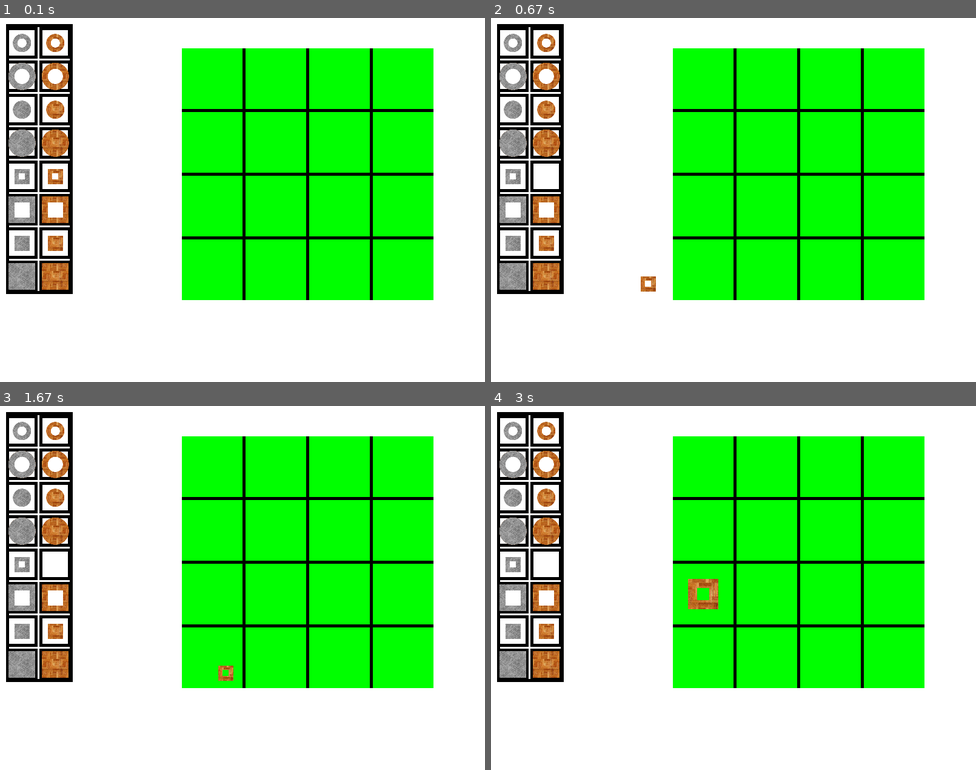
Above: before the commit, frames 1-4 (two rows, left to right).
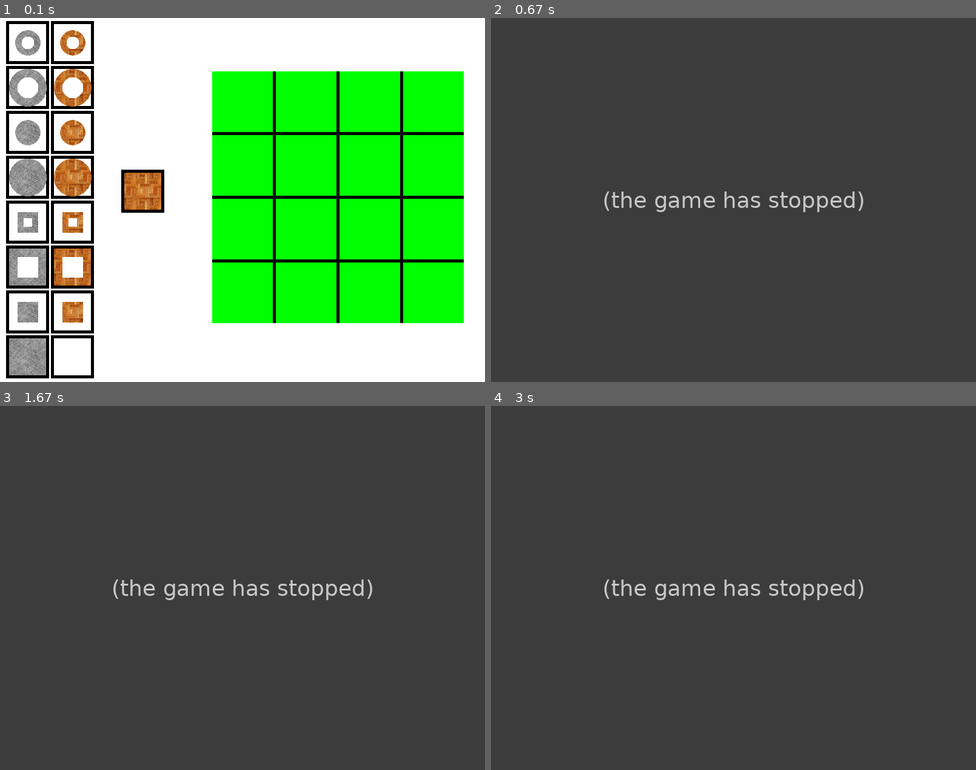
Above: after the commit, the same moments.

Repository: fin-github/Pygame_Shtuff
Game: pygame game, started from Quarto_Interface.py
Two runs of this game, one before a commit and one after it. Both use one fixed random seed, a clock stepped at 60 frames per second and the inputs below. The source is Python 2; it was converted automatically to run under Python 3.
Inputs (mouse positions are in pixels of both pictures, inside the frame that each line leads up to):
- Up to frame 1 (0.1 s): no input
- Up to frame 2 (0.67 s): press the mouse at (554, 163) at 0.37 s; move the mouse to (602, 225) at 0.47 s; release the mouse at (651, 287) at 0.6 s
- Up to frame 3 (1.67 s): press the mouse at (38, 547) at 1.27 s; move the mouse to (169, 631) at 1.37 s; release the mouse at (300, 719) at 1.5 s
- Up to frame 4 (3 s): press the mouse at (529, 547) at 2.37 s; move the mouse to (607, 577) at 2.47 s; release the mouse at (685, 609) at 2.6 s

The runs differ from the first frame. In frame 1, 31% of the frame differs, in the area x 1-96%, y 0-99%; in frame 2, 100%, in the area x 0-100%, y 0-100%; in frame 3, 100%; in frame 4, 100%.
Error after the commit: TypeError: Next_Piece_Box.check_for_click() missing 1 required positional argument: 'piece_n...; the game stopped at 0.37 s (later frames are placeholders)

Commit message:
Next_Piece_Square added

Diff:
--- a/Quarto_Interface.py
+++ b/Quarto_Interface.py
@@ -93,7 +93,7 @@
     def click_action(self, piece_num):
         if(self.piece == Square.EMPTY):
             raw_piece = pygame.image.load("Quarto_Pieces/Piece_"+str(piece_num)+".png")
-            self.piece = pygame.transform.scale(raw_piece, (100, 100))
+            self.piece = pygame.transform.scale(raw_piece, (self.width, self.width))
             self.surface.blit(self.piece, (0, 0))
             return False
         else:
@@ -104,23 +104,23 @@
     NO_CLICK = 7
     DONE_MOVING = -2
     RETURN_STEPS = 30
+    PIECE_WIDTH = 69
 
     def __init__(self, position, board):
         self.board = board
         self.position = position
-        self.surface = pygame.Surface((110, (55 * (board.total_squares / 2)) + 5))
-        pieces = []
+        self.surface = pygame.Surface(((Piece_Holder.PIECE_WIDTH + 5) * 2, ((Piece_Holder.PIECE_WIDTH + 5) * (board.total_squares / 2)) + 5))
+        self.squares = []
         for square in range(board.total_squares):
-            pieces.append(Holder_Square(square, self))
-        self.squares = pieces
-        self.holder_rect = pygame.Rect(position[0], position[1], 110, (55 * (board.total_squares / 2)) + 5)
+            self.squares.append(Holder_Square(square, self))
+        self.holder_rect = pygame.Rect(position[0], position[1], (Piece_Holder.PIECE_WIDTH + 5) * 2, ((Piece_Holder.PIECE_WIDTH + 5) * (board.total_squares / 2)) + 5)
         self.moving_piece = Piece_Holder.DONE_MOVING
         self.moving_piece_loc = (0, 0)
 
 
     def update_holder_surface(self):
         self.surface.fill(WHITE)
-        pygame.draw.rect(self.surface, BLACK, (0, 0, 110, (55 * (self.board.total_squares / 2)) + 5), 5)
+        #pygame.draw.rect(self.surface, BLACK, (0, 0, (Piece_Holder.PIECE_WIDTH + 5) * 2, ((Piece_Holder.PIECE_WIDTH + 5) * (self.board.total_squares / 2)) + 5), 5)
         for square in self.squares:
             square_surf = square.get_square_surface()
             self.surface.blit(square_surf, square.position)
@@ -137,8 +137,8 @@
         if self.holder_rect.collidepoint([mouse_x, mouse_y]):
             mouse_x -= self.position[0]
             mouse_y -= self.position[1]
-            col = mouse_x / (55)
-            row = mouse_y / (55)
+            col = mouse_x / ((Piece_Holder.PIECE_WIDTH + 5))
+            row = mouse_y / ((Piece_Holder.PIECE_WIDTH + 5))
             clicked_piece = self.squares[(row * 2) + col].click_action()
             if(clicked_piece == Holder_Square.EMPTY):
                 return (Piece_Holder.NO_CLICK, 0)
@@ -176,11 +176,16 @@
     def __init__(self, square_number, piece_holder):
         self.square_num = square_number
         self.holder = piece_holder
-        self.position = ((self.square_num % 2) * 55, ((self.square_num / 2) * 55) + 5)
-        self.surface = pygame.Surface((52, 52))
-        raw_piece = pygame.image.load("Quarto_Pieces/Piece_"+str(self.square_num)+".png")
-        self.primary_piece = pygame.transform.scale(raw_piece, (50, 50))
-        self.piece = self.primary_piece
+        self.position = ((self.square_num % 2) * (Piece_Holder.PIECE_WIDTH + 5),
+                         ((self.square_num / 2) * (Piece_Holder.PIECE_WIDTH + 5)) + 5)
+        self.surface = pygame.Surface(((Piece_Holder.PIECE_WIDTH + 2), (Piece_Holder.PIECE_WIDTH + 2)))
+        if(self.square_num != 15):
+            raw_piece = pygame.image.load("Quarto_Pieces/Piece_"+str(self.square_num)+".png")
+            self.primary_piece = pygame.transform.scale(raw_piece, (Piece_Holder.PIECE_WIDTH, Piece_Holder.PIECE_WIDTH))
+            self.piece = self.primary_piece
+        else:
+            self.primary_piece = Holder_Square.EMPTY
+            self.piece = self.primary_piece
 
     def get_piece(self):
         return self.piece
@@ -190,7 +195,8 @@
 
     def get_square_surface(self):
         self.surface.fill(WHITE)
-        pygame.draw.rect(self.surface, BLACK, (0, 0, 52, 52), 5)
+        pygame.draw.rect(self.surface, BLACK, (0, 0, (Piece_Holder.PIECE_WIDTH + 2),
+                                               (Piece_Holder.PIECE_WIDTH + 2)), 5)
         if (self.piece != Holder_Square.EMPTY):
             self.surface.blit(self.piece, (1, 1))
         return self.surface
@@ -203,22 +209,78 @@
     def returned(self):
         self.piece = self.primary_piece
 
-
-def move_piece_back():
-    pass
-
-my_board = Board((300, 50), 4, 100)
-my_piece_holder = Piece_Holder((10, 10), my_board)
+class Next_Piece_Box():
+
+    def __init__(self, position):
+        self.position = position
+        self.surface = pygame.Surface((Piece_Holder.PIECE_WIDTH + 2, Piece_Holder.PIECE_WIDTH + 2))
+        raw_piece = pygame.image.load("Quarto_Pieces/Piece_15.png")
+        self.piece = pygame.transform.scale(raw_piece, (Piece_Holder.PIECE_WIDTH, Piece_Holder.PIECE_WIDTH))
+        self.square_rect = pygame.Rect(position[0], position[1], Piece_Holder.PIECE_WIDTH + 2, Piece_Holder.PIECE_WIDTH + 2)
+        self.piece_num = 15
+
+    def get_current_piece(self):
+        return self.piece
+
+    def update_box_surface(self):
+        self.surface.fill(WHITE)
+        pygame.draw.rect(self.surface, BLACK, (0, 0, (Piece_Holder.PIECE_WIDTH + 2),
+                                               (Piece_Holder.PIECE_WIDTH + 2)), 5)
+        if(self.piece != Holder_Square.EMPTY):
+            self.surface.blit(self.piece, (1, 1))
+        return self.surface
+
+    def draw_box(self):
+        self.surface = self.update_box_surface()
+        MAIN_SURF.blit(self.surface, self.position)
+
+    def check_for_click(self, piece_num):
+        mouse_x, mouse_y = pygame.mouse.get_pos()
+        if self.square_rect.collidepoint([mouse_x, mouse_y]):
+            if(self.piece != Holder_Square.EMPTY):
+                place_holder = (self.piece, self.piece_num)
+                self.piece = Holder_Square.EMPTY
+                self.piece_num = Holder_Square.EMPTY
+                return place_holder
+            else:
+                self.on_mouse_drop(piece_num)
+        else:
+            return (Piece_Holder.NO_CLICK, 0)
+
+    def on_mouse_drop(self, piece_num):
+        self.piece_num = piece_num
+        raw_piece = pygame.image.load("Quarto_Pieces/Piece_"+str(piece_num)+".png")
+        self.piece = pygame.transform.scale(raw_piece, (Piece_Holder.PIECE_WIDTH, Piece_Holder.PIECE_WIDTH))
+        self.surface.blit(self.piece, (1, 1))
+
+
+my_board = Board((350, 88), 4, 100)
+my_piece_holder = Piece_Holder((10, 0), my_board)
+my_next_piece_box = Next_Piece_Box((200, 250))
 dragging_piece = False
 piece_moving = False
-#PIECE_1 = pygame.image.load("Quarto_Pieces/Piece_1.jpg")
-#PIECE_1 = pygame.transform.scale(PIECE_1, (100, 100))
-
+piece_num = -1
+
+def mouse_button_down():
+    global piece_moving, dragging_piece, piece_clicked, piece_num
+
+    if(not piece_moving):
+        if(my_next_piece_box.get_current_piece() == Holder_Square.EMPTY):
+            piece_clicked, piece_num = my_piece_holder.check_for_click()
+            if(piece_clicked != Piece_Holder.NO_CLICK):
+                dragging_piece = True
+        else:
+            piece_clicked, piece_num = my_next_piece_box.check_for_click()
+            print piece_clicked
+            print piece_num
+            if(piece_clicked != Piece_Holder.NO_CLICK):
+                dragging_piece = True
 
 while True: # main game loop
     MAIN_SURF.fill(WHITE)
     my_board.draw_board()
     my_piece_holder.draw_holder()
+    my_next_piece_box.draw_box()
 
     for event in pygame.event.get():
         if(event.type == QUIT):
@@ -227,10 +289,7 @@
         elif(event.type == KEYDOWN):
             key_map = pygame.key.get_pressed()
         elif(event.type == MOUSEBUTTONDOWN):
-            if(not piece_moving):
-                piece_clicked, piece_num = my_piece_holder.check_for_click()
-                if (piece_clicked != Piece_Holder.NO_CLICK):
-                    dragging_piece = True
+            mouse_button_down()
         elif(event.type == MOUSEBUTTONUP):
             if(dragging_piece):
                 dragging_piece = False
